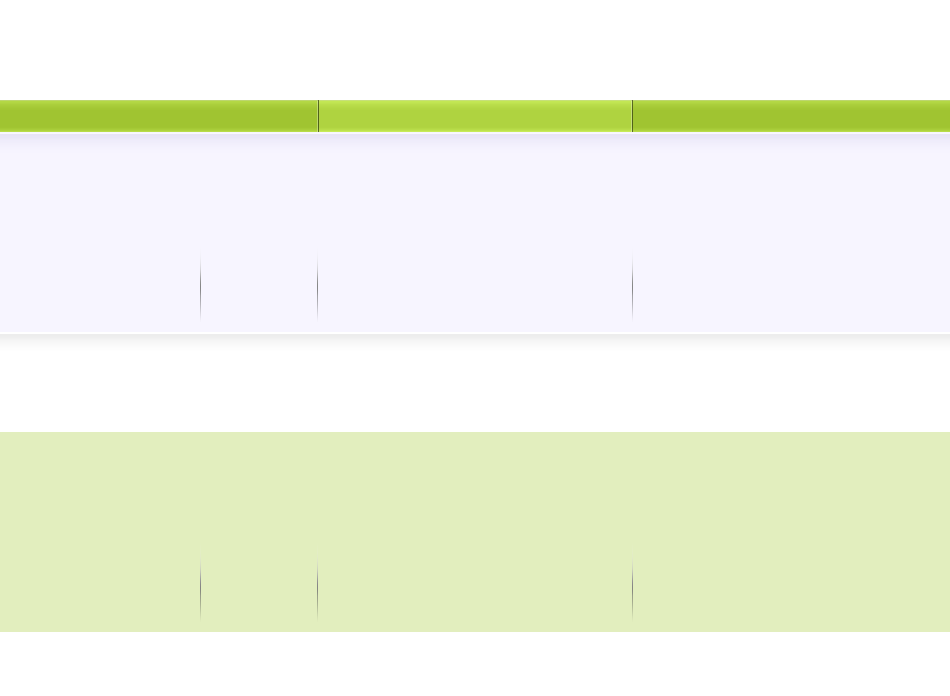
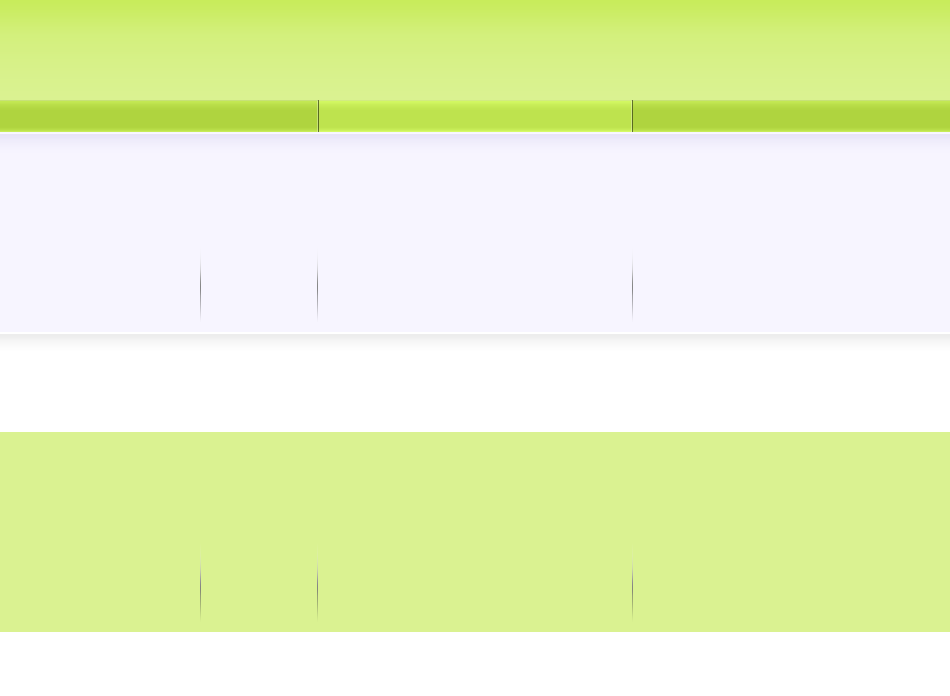
The second 950x696 image is a revision of the first. Changes to its layers:
painted on "header" over [0, 0, 950, 100]
painted on "navbar" over [0, 100, 950, 132]
painted on "footer widgets" over [0, 432, 950, 532]
painted on "footer boxes" over [0, 532, 950, 632]
